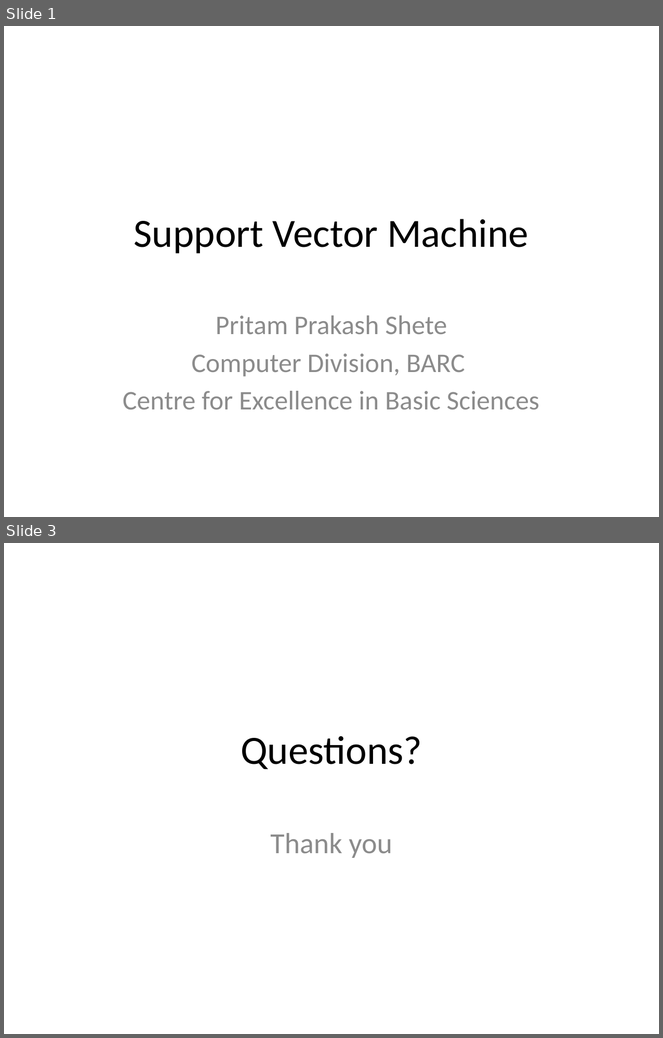
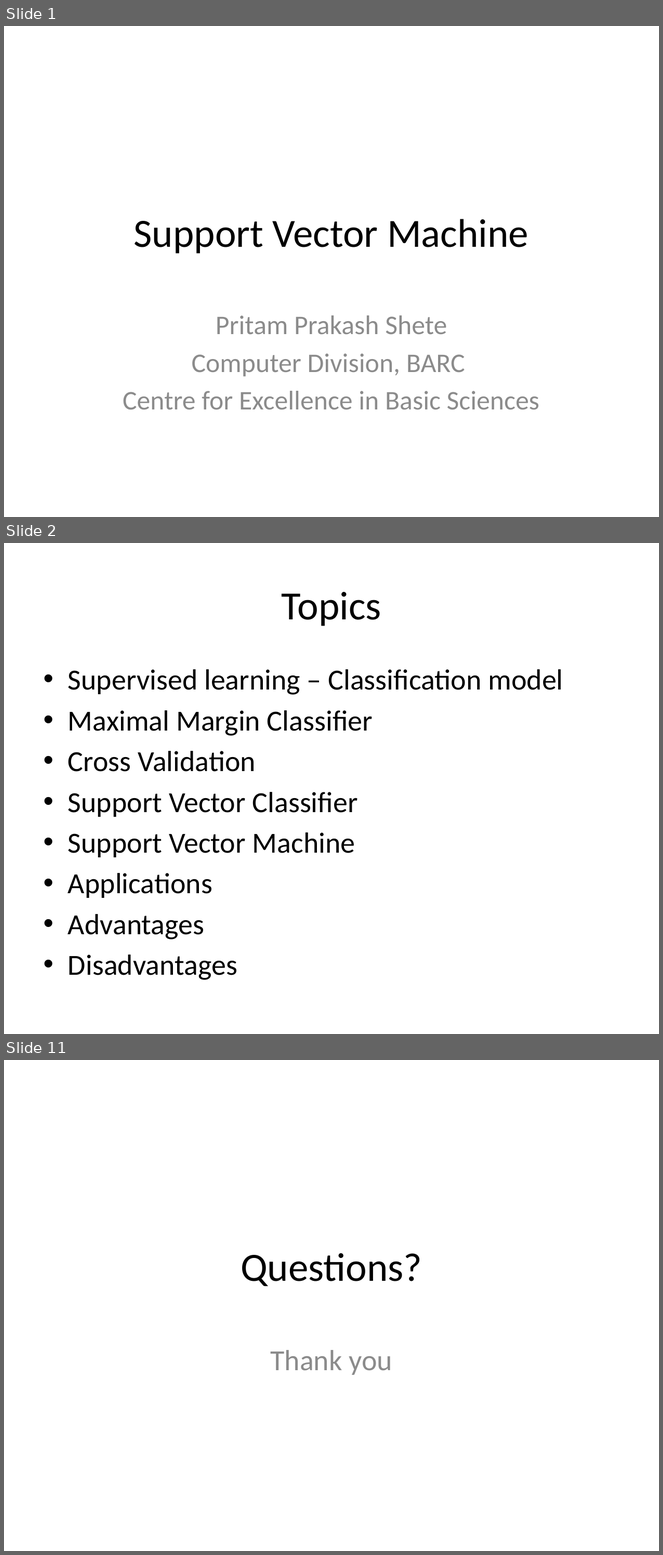
Before and after one commit to look4pritam/ArtificialIntelligence, a slide deck: MachineLearning/SupportVectorMachine/SupportVectorMachine.pptx. Shown one above the other, each under a label of ours: slides 1 and 3 before the commit, slides 1, 2 and 11 after it; the slides between them are not shown. The pictures are 663x1038 and 663x1555 pixels, drawn with LibreOffice and Linux fonts; fonts in the diff are those of the drawing. Boxes give left, top, right and bottom in pixels: in the first picture for what was removed or moved away, otherwise in the second. Text is boxed around its words. In the diff, an @@ line names an element or a change of style, - is before the commit and + after.

```diff
--- a/MachineLearning/SupportVectorMachine/SupportVectorMachine.pptx
+++ b/MachineLearning/SupportVectorMachine/SupportVectorMachine.pptx
@@ slide 2 added at (4,543,659,1034), background #FFFFFF @@
@@ title added at (282,592,382,626), 44 pt, text #000000 @@
+Topics
@@ text added at (68,669,563,980), 32 pt, text #000000 @@
+• Supervised learning – Classification model
+• Maximal Margin Classifier
+• Cross Validation
+• Support Vector Classifier
+• Support Vector Machine
+• Applications
+• Advantages
+• Disadvantages
@@ what was slide 3 is now slide 11 @@
```
Also in this commit, not shown: 8 other slides added, 1 slide removed.
